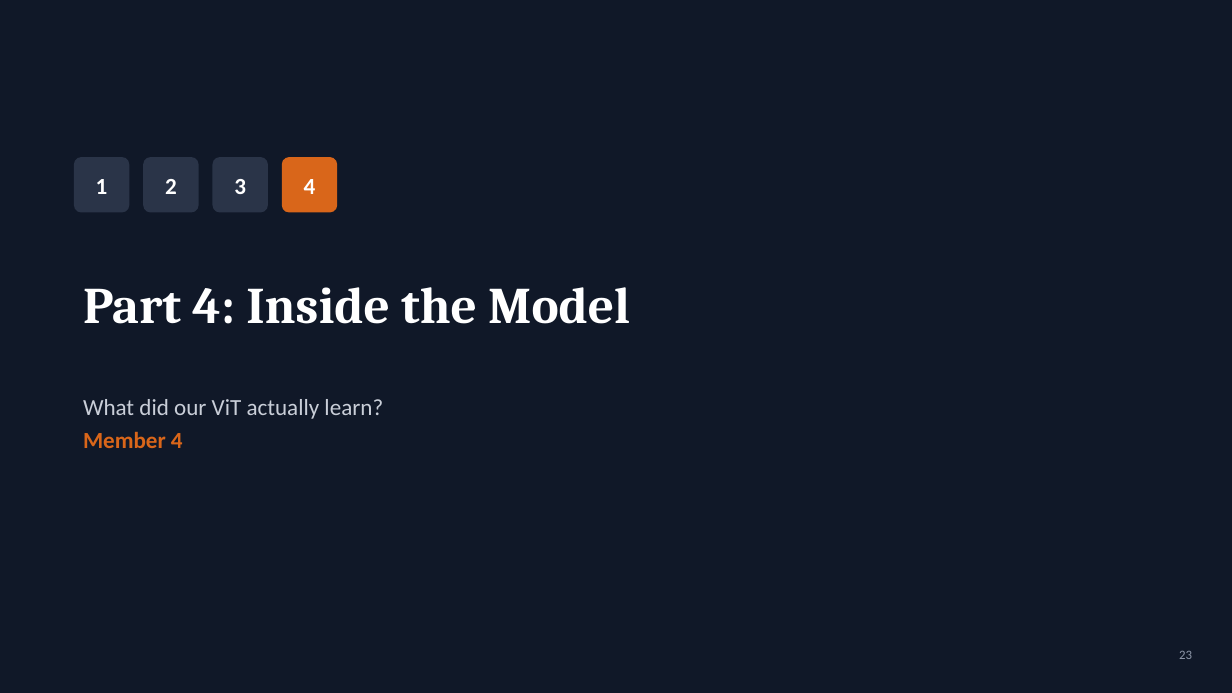
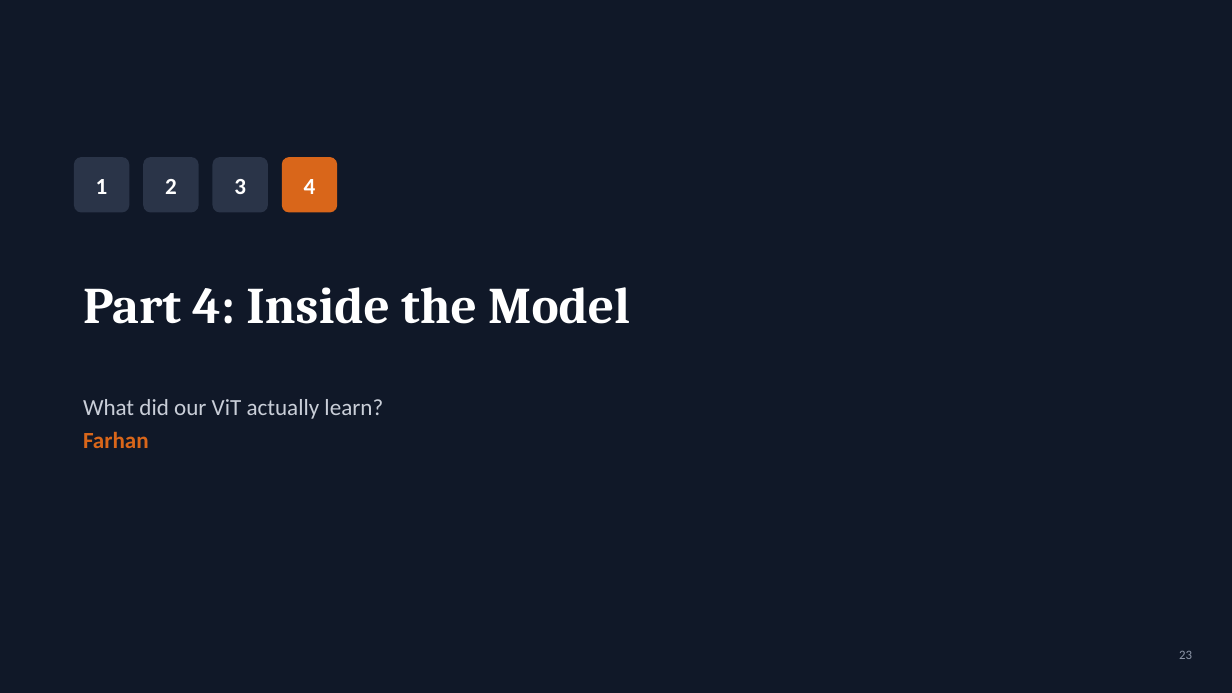
Before and after one commit to muhammadammar33/DL-presentation, a slide deck: slide 23 of ViT_Presentation.pptx. Drawn at 1232x693 pixels with LibreOffice and Linux fonts; fonts in the diff are those of the drawing. Boxes give left, top, right and bottom in pixels: in the first picture for what was removed or moved away, otherwise in the second. Text is boxed around its words. In the diff, an @@ line names an element or a change of style, - is before the commit and + after.

```diff
--- a/ViT_Presentation.pptx
+++ b/ViT_Presentation.pptx
@@ text at bbox=[83, 432, 149, 448]: text changed @@
-Member 4
+Farhan
```
Also in this commit, not shown: 6 other slides changed, 3 other files.
